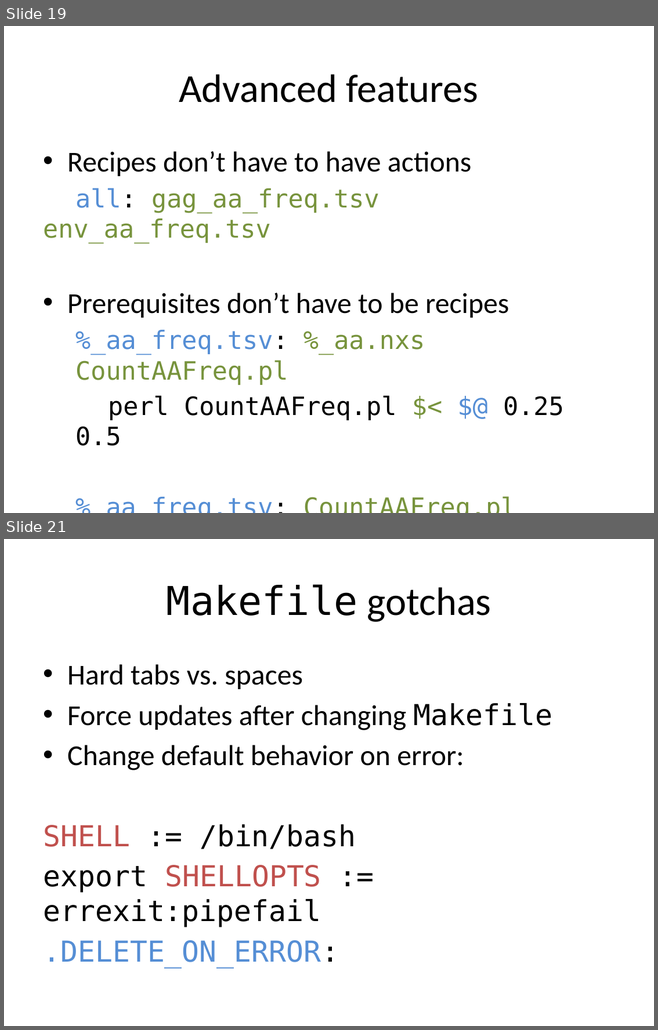
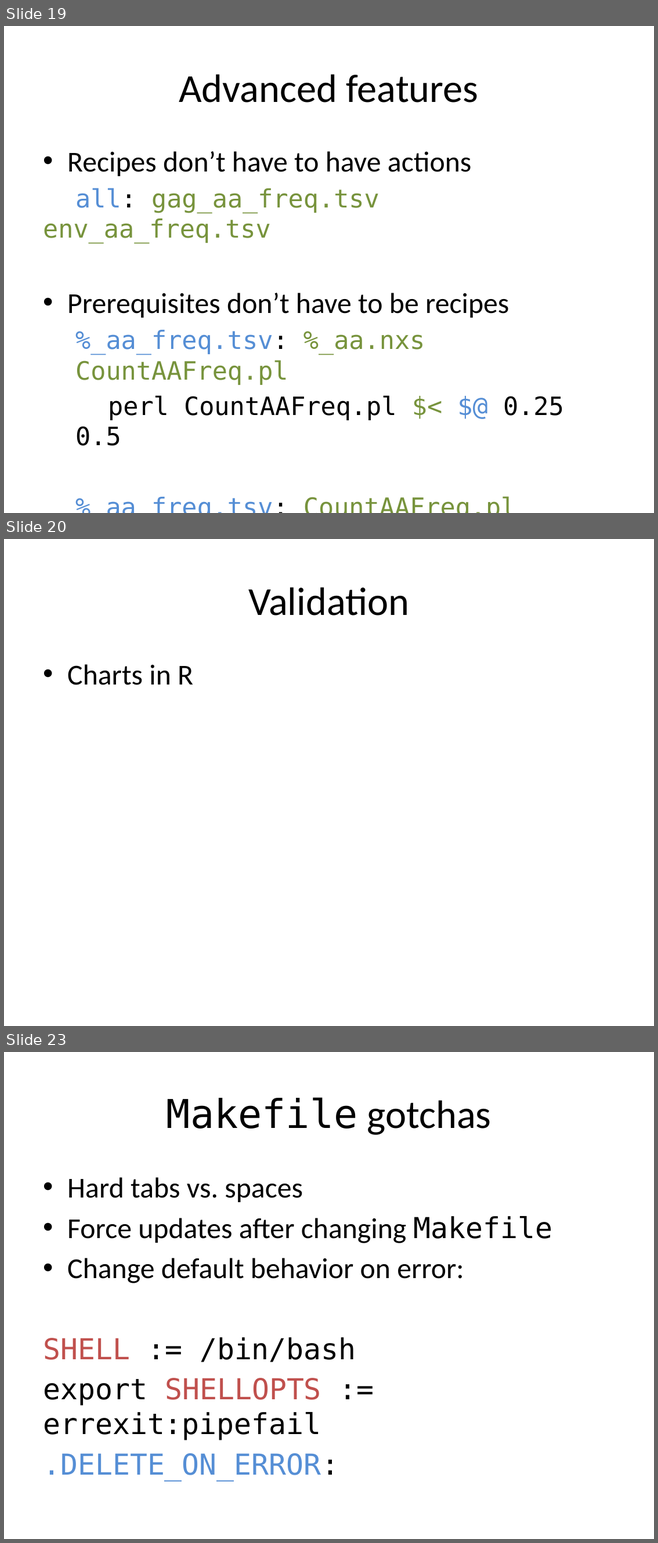
Before and after one commit to tsibley/Workflows-and-Parallel-Processing, a slide deck: CBG-2014-05-06.pptx. Shown one above the other, each under a label of ours: slides 19 and 21 before the commit, slides 19, 20 and 23 after it; the slides between them are not shown. The pictures are 658x1030 and 658x1543 pixels, drawn with LibreOffice and Linux fonts; fonts in the diff are those of the drawing. Boxes give left, top, right and bottom in pixels: in the first picture for what was removed or moved away, otherwise in the second. Text is boxed around its words. In the diff, an @@ line names an element or a change of style, - is before the commit and + after.

```diff
--- a/CBG-2014-05-06.pptx
+++ b/CBG-2014-05-06.pptx
@@ slide 20 added at (4,539,654,1026), background #FFFFFF @@
@@ title added at (248,587,409,616), 44 pt, text #000000 @@
+Validation
@@ text added at (67,664,193,685), 32 pt, text #000000 @@
+• Charts in R
@@ what was slide 21 is now slide 23 @@
```
Also in this commit, not shown: 5 slides changed, 3 other slides added.
